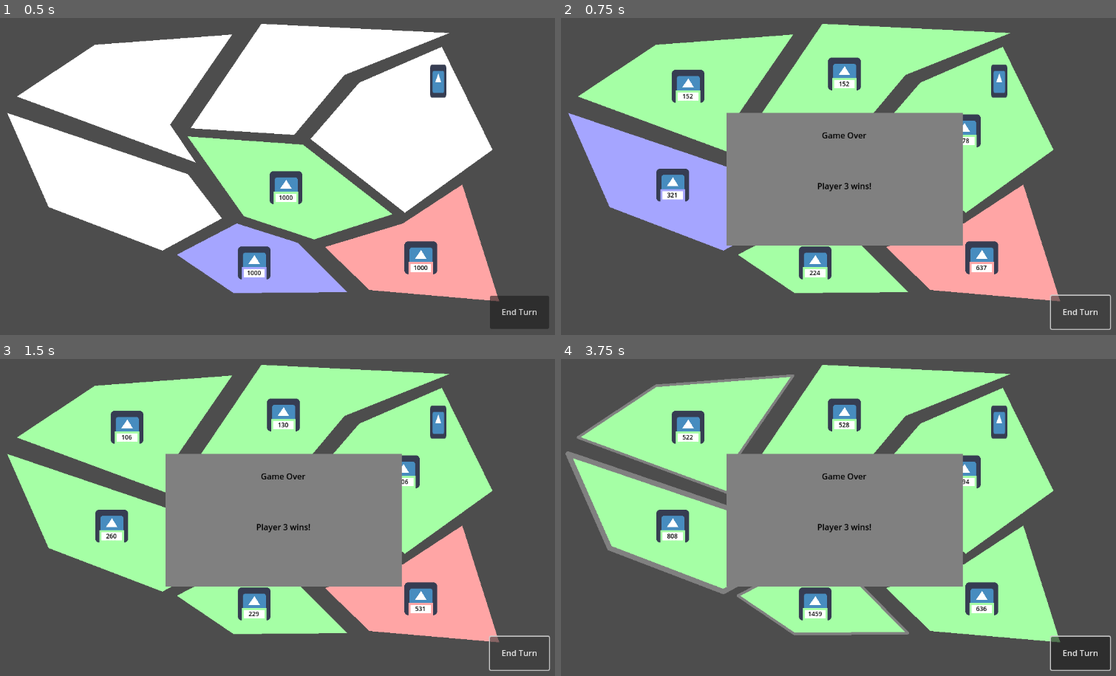
Above: before the commit, frames 1-4 (two rows, left to right).
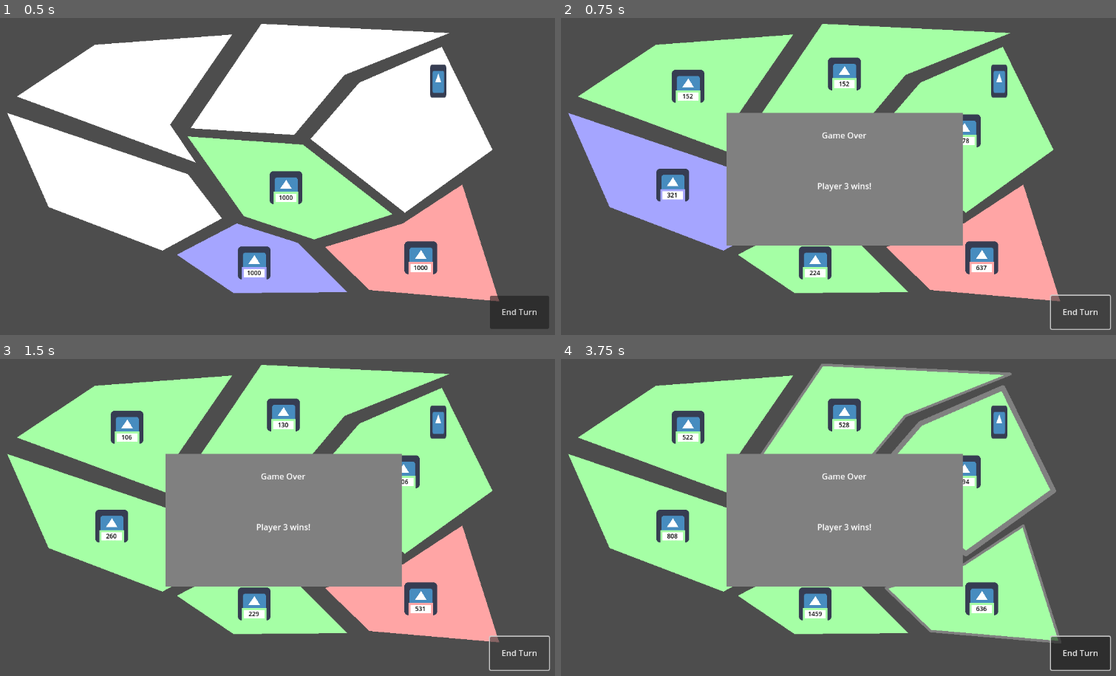
Above: after the commit, the same moments.

Repository: SamTheBlow/grand-strategy-game
Game: Godot game, scene res://Game/Game.tscn
Same seed, same stepped clock (60 frames per second), same inputs: the game is played once before the commit and once after it. The engine's default icon, where the game draws it, is replaced by a stand-in: a white triangle on a blue panel in a dark square.
Inputs (mouse positions are in pixels of both pictures, inside the frame that each line leads up to):
- Up to frame 1 (0.5 s): no input
- Up to frame 2 (0.75 s): click "End Turn" at 0.5 s
- Up to frame 3 (1.5 s): click "End Turn" at 1.25 s
- Up to frame 4 (3.75 s): click "End Turn" at 2 s; tap Enter at 2.75 s; move the mouse to (971, 504) at 2.77 s; click (971, 504) at 2.85 s; tap Space at 3.5 s; move the mouse to (727, 536) at 3.52 s; click (727, 536) at 3.6 s

Frame 1 is identical in both runs. In frame 2, 0.2% of the frame differs, in the area x 46-56%, y 35-55%; in frame 3, 0.2%; in frame 4, 4.9%, in the area x 0-90%, y 1-90%.

Commit message:
Fixed #24 and other minor things

Diff:
--- a/GrandStrategyGame/Game/Actions/ActionArmySplit.gd
+++ b/GrandStrategyGame/Game/Actions/ActionArmySplit.gd
@@ -13,7 +13,7 @@
 # into one army of 47 and one army of 53.
 var troop_partition:PackedInt32Array
 
-func _init(army_:Army = null,province_:Province = null,troop_partition_:PackedInt32Array = []):
+func _init(army_:Army = null, province_:Province = null, troop_partition_:PackedInt32Array = []):
 	army = army_
 	province = province_
 	troop_partition = troop_partition_
--- a/GrandStrategyGame/Game/Armies/Army.tscn
+++ b/GrandStrategyGame/Game/Armies/Army.tscn
@@ -51,6 +51,7 @@
 offset_top = 8.0
 offset_right = 24.0
 offset_bottom = 32.0
+mouse_filter = 2
 
 [node name="MarginContainer" type="MarginContainer" parent="ColorRect"]
 layout_mode = 1
@@ -66,6 +67,7 @@
 
 [node name="ColorRect" type="ColorRect" parent="ColorRect/MarginContainer"]
 layout_mode = 2
+mouse_filter = 2
 
 [node name="TroopCount" type="Label" parent="ColorRect"]
 layout_mode = 2
--- a/GrandStrategyGame/Game/Game.gd
+++ b/GrandStrategyGame/Game/Game.gd
@@ -23,7 +23,7 @@
 	var shapes = world.get_node("Shapes")
 	var army_positions = world.get_node("Positions")
 	var links = []
-	var province = []
+	var provinces = []
 	var province_count = shapes.get_child_count()
 	for i in province_count:
 		# Setup the province itself
@@ -32,43 +32,30 @@
 		links.append(shape.links)
 		province_instance.set_shape(shape.polygon)
 		province_instance.position = shape.position
-		province.append(province_instance)
+		provinces.append(province_instance)
 		# Setup the armies component
 		var armies = Armies.new()
 		armies.name = "Armies"
 		armies.position_army_host = army_positions.get_child(i).position
 		province_instance.add_component(armies)
+		# Connect the signals
+		province_instance.connect("selected", Callable(self, "_on_province_selected"))
 	# Setup links
 	for i in province_count:
-		province[i].links = []
+		provinces[i].links = []
 		var number_of_links = links[i].size()
 		for j in number_of_links:
-			province[i].links.append(province[links[i][j] - 1])
-		$Provinces.add_child(province[i])
+			provinces[i].links.append(provinces[links[i][j] - 1])
+		$Provinces.add_child(provinces[i])
 
 	# Setup the game's scenario
 	scenario.populate_provinces($Provinces.get_children(), countries)
 
-func _process(_delta):
-	if Input.is_action_just_pressed("mouse_left"):
-		var mouse_position = get_viewport().get_mouse_position()
-		var province_count = $Provinces.get_child_count()
-		var selected_province = false
-		for i in province_count:
-			var province = $Provinces.get_child(i)
-			var local_mouse_position = mouse_position - province.position
-			if Geometry2D.is_point_in_polygon(local_mouse_position, province.get_shape()):
-				select_province(province)
-				selected_province = true
-				break
-		if selected_province == false:
-			$Provinces.unselect_province()
+func _on_game_over(country:Country):
+	$CanvasLayer/GameOverScreen.show()
+	$CanvasLayer/GameOverScreen/MarginContainer/VBoxContainer/Winner.text = country.country_name + " wins!"
 
-func _on_game_over(country:Country):
-	$CanvasLayer2/GameOverScreen.show()
-	$CanvasLayer2/GameOverScreen/MarginContainer/VBoxContainer/Winner.text = country.country_name + " wins!"
-
-func select_province(province:Province):
+func _on_province_selected(province:Province):
 	var player_country = $Players/You.playing_country
 	if $Provinces.a_province_is_selected():
 		var selected_province = $Provinces.selected_province
@@ -78,8 +65,10 @@
 			if selected_armies.army_can_be_moved_to(army, province):
 				# Show interface for selecting a number of troops
 				var troop_ui = number_of_troops_scene.instantiate()
+				troop_ui.name = "RecruitUI"
 				troop_ui.setup(army, selected_province, province)
-				troop_ui.connect("move_troops",Callable(self,"move_troops"))
+				troop_ui.connect("cancelled", Callable(self, "_on_recruit_cancelled"))
+				troop_ui.connect("move_troops", Callable(self, "move_troops"))
 				$CanvasLayer.add_child(troop_ui)
 				return
 	$Provinces.select_province(province)
@@ -88,24 +77,33 @@
 	else:
 		province.show_neighbours(3)
 
+func _on_background_clicked():
+	unselect_province()
+
+func unselect_province():
+	$Provinces.unselect_province()
+
+func _on_recruit_cancelled():
+	unselect_province()
+
 func move_troops(army:Army, number_of_troops:int, source:Province, destination:Province):
-	# Ensure the actions are valid according to the game's rules
-	var action_split = ActionArmySplit.new(army, source, [number_of_troops, army.troop_count - number_of_troops])
-	if $Rules.action_is_legal(action_split) == false:
-		return
+	unselect_province()
 
 	var action_move = ActionArmyMovement.new(army, destination)
 	if $Rules.action_is_legal(action_move) == false:
 		return
 
-	# Add the army movement to the action queue
-	$Players/You/Actions.add_child(action_split)
+	# Split the army into two if needed
+	var action_split = ActionArmySplit.new(army, source, [number_of_troops, army.troop_count - number_of_troops])
+	if army.troop_count > number_of_troops:
+		if $Rules.action_is_legal(action_split) == false:
+			return
+		$Players/You/Actions.add_child(action_split)
+
 	$Players/You/Actions.add_child(action_move)
 
 	# Play the movement animation
 	army.play_movement_to(army.position - army.global_position + destination.get_node("Armies").position_army_host)
-
-	$Provinces.unselect_province()
 
 func end_turn():
 	var players = $Players.get_children()
--- a/GrandStrategyGame/Game/Game.tscn
+++ b/GrandStrategyGame/Game/Game.tscn
@@ -1,11 +1,12 @@
-[gd_scene load_steps=17 format=3 uid="uid://nsr6s2fs6cdv"]
+[gd_scene load_steps=18 format=3 uid="uid://nsr6s2fs6cdv"]
 
 [ext_resource type="Script" path="res://Game/Game.gd" id="1"]
 [ext_resource type="PackedScene" uid="uid://bfwkhtqd0hdhu" path="res://WorldMaps/WorldTest2.tscn" id="2"]
 [ext_resource type="PackedScene" uid="uid://b84osglwabeev" path="res://Game/Province.tscn" id="3"]
 [ext_resource type="Script" path="res://Game/Rules.gd" id="4"]
 [ext_resource type="Script" path="res://Rules/RuleTurnLimit.gd" id="5"]
-[ext_resource type="PackedScene" path="res://Game/NumberOfTroops.tscn" id="6"]
+[ext_resource type="PackedScene" uid="uid://1ttn3nlw3hrk" path="res://Game/NumberOfTroops.tscn" id="6"]
+[ext_resource type="Script" path="res://Game/WorldBackground.gd" id="6_mgprh"]
 [ext_resource type="Script" path="res://Game/Provinces.gd" id="7"]
 [ext_resource type="Script" path="res://Rules/Fortress/RuleFortress.gd" id="8"]
 [ext_resource type="Script" path="res://Rules/RuleProvincePercentageToWin.gd" id="9"]
@@ -22,6 +23,9 @@
 world_scene = ExtResource("2")
 province_scene = ExtResource("3")
 number_of_troops_scene = ExtResource("6")
+
+[node name="Background" type="Node2D" parent="."]
+script = ExtResource("6_mgprh")
 
 [node name="Provinces" type="Node" parent="."]
 script = ExtResource("7")
@@ -43,18 +47,17 @@
 anchor_bottom = 0.95
 text = "End Turn"
 
-[node name="CanvasLayer2" type="CanvasLayer" parent="."]
-
-[node name="GameOverScreen" type="ColorRect" parent="CanvasLayer2"]
+[node name="GameOverScreen" type="ColorRect" parent="CanvasLayer"]
 visible = false
 anchors_preset = -1
 anchor_left = 0.3
 anchor_top = 0.3
 anchor_right = 0.7
 anchor_bottom = 0.7
+offset_bottom = 3.05176e-05
 color = Color(0.5, 0.5, 0.5, 1)
 
-[node name="MarginContainer" type="MarginContainer" parent="CanvasLayer2/GameOverScreen"]
+[node name="MarginContainer" type="MarginContainer" parent="CanvasLayer/GameOverScreen"]
 layout_mode = 0
 anchor_right = 1.0
 anchor_bottom = 1.0
@@ -63,20 +66,20 @@
 offset_right = -32.0
 offset_bottom = -32.0
 
-[node name="VBoxContainer" type="VBoxContainer" parent="CanvasLayer2/GameOverScreen/MarginContainer"]
+[node name="VBoxContainer" type="VBoxContainer" parent="CanvasLayer/GameOverScreen/MarginContainer"]
 layout_mode = 2
 
-[node name="GameOver" type="Label" parent="CanvasLayer2/GameOverScreen/MarginContainer/VBoxContainer"]
+[node name="GameOver" type="Label" parent="CanvasLayer/GameOverScreen/MarginContainer/VBoxContainer"]
 layout_mode = 2
-theme_override_colors/font_color = Color(0, 0, 0, 1)
+theme_override_colors/font_color = Color(1, 1, 1, 1)
 text = "Game Over"
 horizontal_alignment = 1
 vertical_alignment = 1
 
-[node name="Winner" type="Label" parent="CanvasLayer2/GameOverScreen/MarginContainer/VBoxContainer"]
+[node name="Winner" type="Label" parent="CanvasLayer/GameOverScreen/MarginContainer/VBoxContainer"]
 layout_mode = 2
 size_flags_vertical = 6
-theme_override_colors/font_color = Color(0, 0, 0, 1)
+theme_override_colors/font_color = Color(1, 1, 1, 1)
 text = "(Sample text)"
 horizontal_alignment = 1
 vertical_alignment = 1
@@ -111,4 +114,5 @@
 [node name="AutoRecruit" type="Node" parent="Rules"]
 script = ExtResource("15")
 
+[connection signal="clicked" from="Background" to="." method="_on_background_clicked"]
 [connection signal="pressed" from="CanvasLayer/Button" to="." method="end_turn"]
--- a/GrandStrategyGame/Game/NumberOfTroops.tscn
+++ b/GrandStrategyGame/Game/NumberOfTroops.tscn
@@ -4,57 +4,78 @@
 
 [node name="NumberOfTroops" type="Control"]
 layout_mode = 3
+anchors_preset = 15
+anchor_right = 1.0
+anchor_bottom = 1.0
+grow_horizontal = 2
+grow_vertical = 2
+script = ExtResource("1")
+
+[node name="Background" type="ColorRect" parent="."]
+layout_mode = 1
+anchors_preset = 15
+anchor_right = 1.0
+anchor_bottom = 1.0
+grow_horizontal = 2
+grow_vertical = 2
+color = Color(0, 0, 0, 0.0627451)
+
+[node name="Control" type="Control" parent="."]
+layout_mode = 1
 anchor_left = 0.25
 anchor_top = 0.25
 anchor_right = 0.75
 anchor_bottom = 0.75
-script = ExtResource("1")
 
-[node name="ColorRect" type="ColorRect" parent="."]
-layout_mode = 0
+[node name="ColorRect" type="ColorRect" parent="Control"]
+layout_mode = 1
+anchors_preset = 15
 anchor_right = 1.0
 anchor_bottom = 1.0
+grow_horizontal = 2
+grow_vertical = 2
 color = Color(0.5, 0.5, 0.5, 1)
 
-[node name="MarginContainer" type="MarginContainer" parent="."]
-layout_mode = 0
-anchor_right = 1.0
-anchor_bottom = 1.0
-offset_left = 32.0
-offset_top = 32.0
-offset_right = -32.0
-offset_bottom = -32.0
+[node name="MarginContainer" type="MarginContainer" parent="Control"]
+layout_mode = 1
+anchors_preset = -1
+anchor_left = 0.1
+anchor_top = 0.1
+anchor_right = 0.9
+anchor_bottom = 0.9
+grow_horizontal = 2
+grow_vertical = 2
 
-[node name="VBoxContainer" type="VBoxContainer" parent="MarginContainer"]
+[node name="VBoxContainer" type="VBoxContainer" parent="Control/MarginContainer"]
 layout_mode = 2
 alignment = 1
 
-[node name="TroopSlider" type="HSlider" parent="MarginContainer/VBoxContainer"]
+[node name="TroopSlider" type="HSlider" parent="Control/MarginContainer/VBoxContainer"]
 layout_mode = 2
 value = 100.0
 scrollable = false
 
-[node name="Control" type="Control" parent="MarginContainer/VBoxContainer"]
+[node name="Control" type="Control" parent="Control/MarginContainer/VBoxContainer"]
 layout_mode = 2
 size_flags_vertical = 3
 
-[node name="HBoxContainer" type="HBoxContainer" parent="MarginContainer/VBoxContainer"]
+[node name="HBoxContainer" type="HBoxContainer" parent="Control/MarginContainer/VBoxContainer"]
 custom_minimum_size = Vector2(0, 48)
 layout_mode = 2
 
-[node name="Cancel" type="Button" parent="MarginContainer/VBoxContainer/HBoxContainer"]
+[node name="Cancel" type="Button" parent="Control/MarginContainer/VBoxContainer/HBoxContainer"]
 layout_mode = 2
 size_flags_horizontal = 3
 text = "Cancel"
 
-[node name="Control" type="Control" parent="MarginContainer/VBoxContainer/HBoxContainer"]
+[node name="Control" type="Control" parent="Control/MarginContainer/VBoxContainer/HBoxContainer"]
 layout_mode = 2
 size_flags_horizontal = 3
 
-[node name="Confirm" type="Button" parent="MarginContainer/VBoxContainer/HBoxContainer"]
+[node name="Confirm" type="Button" parent="Control/MarginContainer/VBoxContainer/HBoxContainer"]
 layout_mode = 2
 size_flags_horizontal = 3
 text = "Confirm"
 
-[connection signal="pressed" from="MarginContainer/VBoxContainer/HBoxContainer/Cancel" to="." method="_on_Cancel_pressed"]
-[connection signal="pressed" from="MarginContainer/VBoxContainer/HBoxContainer/Confirm" to="." method="_on_Confirm_pressed"]
+[connection signal="pressed" from="Control/MarginContainer/VBoxContainer/HBoxContainer/Cancel" to="." method="_on_Cancel_pressed"]
+[connection signal="pressed" from="Control/MarginContainer/VBoxContainer/HBoxContainer/Confirm" to="." method="_on_Confirm_pressed"]
--- a/GrandStrategyGame/Game/Province.gd
+++ b/GrandStrategyGame/Game/Province.gd
@@ -1,5 +1,7 @@
 extends Node2D
 class_name Province
+
+signal selected
 
 var links:Array
 var owner_country:Country = null : set = set_owner_country
@@ -40,3 +42,6 @@
 
 func add_component(component:ProvinceComponent):
 	add_child(component)
+
+func _on_shape_clicked():
+	emit_signal("selected", self)
--- a/GrandStrategyGame/Game/Province.tscn
+++ b/GrandStrategyGame/Game/Province.tscn
@@ -8,3 +8,5 @@
 
 [node name="Shape" type="Polygon2D" parent="."]
 script = ExtResource("3")
+
+[connection signal="clicked" from="Shape" to="." method="_on_shape_clicked"]
--- a/GrandStrategyGame/Game/Shape.gd
+++ b/GrandStrategyGame/Game/Shape.gd
@@ -1,6 +1,8 @@
-# Code was borrowed from here:
+# Some code was borrowed from here:
 # https://godotengine.org/qa/3963/is-it-possible-to-have-a-polygon2d-with-outline
 extends Polygon2D
+
+signal clicked
 
 # Draw status:
 # 0 - unselected
@@ -10,6 +12,14 @@
 var draw_status:int = 0 : set = set_draw_status
 var outline_color:Color = Color.WEB_GRAY : set = set_outline_color
 var outline_width:float = 10.0 : set = set_width
+
+func _unhandled_input(event):
+	if event is InputEventMouseButton and event.pressed and not event.is_echo() and event.button_index == MOUSE_BUTTON_LEFT:
+		var mouse_position = get_viewport().get_mouse_position()
+		var local_mouse_position = mouse_position - global_position
+		if Geometry2D.is_point_in_polygon(local_mouse_position, polygon):
+			get_viewport().set_input_as_handled()
+			emit_signal("clicked")
 
 func _draw():
 	if draw_status == 0:
--- a/GrandStrategyGame/Game/UITroopNumber.gd
+++ b/GrandStrategyGame/Game/UITroopNumber.gd
@@ -1,5 +1,6 @@
 extends Control
 
+signal cancelled
 signal move_troops
 
 var army:Army
@@ -10,15 +11,16 @@
 	army = army_
 	source = source_
 	destination = destination_
-	var troop_slider = $MarginContainer/VBoxContainer/TroopSlider
+	var troop_slider = $Control/MarginContainer/VBoxContainer/TroopSlider
 	troop_slider.max_value = army.troop_count
 	troop_slider.value = troop_slider.max_value
 
 func _on_Cancel_pressed():
+	emit_signal("cancelled")
 	queue_free()
 
 func _on_Confirm_pressed():
-	var troop_count = $MarginContainer/VBoxContainer/TroopSlider.value
+	var troop_count = $Control/MarginContainer/VBoxContainer/TroopSlider.value
 	if troop_count != 0:
 		emit_signal("move_troops", army, troop_count, source, destination)
 	queue_free()
--- /dev/null
+++ b/GrandStrategyGame/Game/WorldBackground.gd
@@ -0,0 +1,8 @@
+extends Node2D
+
+signal clicked
+
+func _unhandled_input(event):
+	if event is InputEventMouseButton and event.pressed and not event.is_echo() and event.button_index == MOUSE_BUTTON_LEFT:
+		get_viewport().set_input_as_handled()
+		emit_signal("clicked")
--- a/GrandStrategyGame/project.godot
+++ b/GrandStrategyGame/project.godot
@@ -14,6 +14,10 @@
 run/main_scene="res://Game/Game.tscn"
 config/features=PackedStringArray("4.0")
 config/icon="res://icon.png"
+
+[filesystem]
+
+import/blender/enabled=false
 
 [gui]
 
